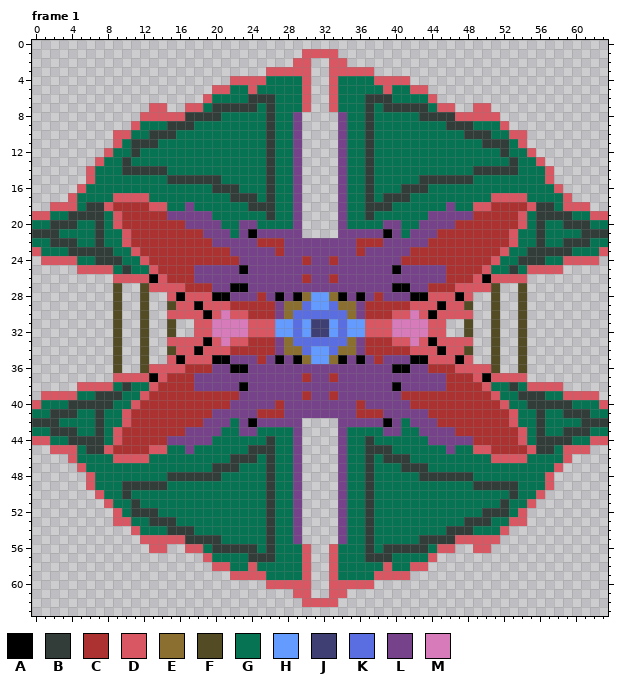
One commit to this pixel-art file: assets/Sprite-0003.ase. The picture above is the old version.
64x64 pixels, 1 frame. Shown: frame 1. The commit also changed other frames, which this record leaves out.
Palette (. is transparent): A #000000  B #323c39  C #ac3232  D #d95763  E #8a6f30  F #524b24  G #067453  H #639bff  J #3f3f74  K #5b6ee1  L #76428a  M #d77bba
Pixels before, frame 1 (only the part around the change), first column x 0:
 0 ................................................................
 1 ..............................DDDD..............................
 2 .............................DD..DD.............................
 3 ..........................DDDDD..DDDDD..........................
 4 ......................DDDDGGGGD..DGGGGDDDD......................
 5 ....................DDGGDGGGGGD..DGGGGGDGGDD....................
 6 ...................DGGGGBBBGGGD..DGGGBBBGGGGD...................
 7 .............DD..DDGBBBBBGBGGGD..DGGGBGBBBBBGDD..DD.............
 8 ............DDDDDBBBBGGGGGBGGL....LGGBGGGGGBBBBDDDDD............
 9 ...........DGGGBBBGGGGGGGGBGGL....LGGBGGGGGGGGBBBGGGD...........
10 .........DDGGBBBGGGGGGGGGGBGGL....LGGBGGGGGGGGGGBBBGGDD.........
11 .........DGBBBGGGGGGGGGGGGBGGL....LGGBGGGGGGGGGGGGBBBGD.........
12 ........DGGBGGGGGGGGGGGGGGBGGL....LGGBGGGGGGGGGGGGGGBGGD........
13 .......DGGBGGGGGGGGGGGGGGGBGGL....LGGBGGGGGGGGGGGGGGGBGGD.......
14 ......DGGGBBBBBGGGGGGGGGGGBGGL....LGGBGGGGGGGGGGGBBBBBGGGD......
15 ......DGGGGGGGGBBBBBBGGGGGBGGL....LGGBGGGGGBBBBBBGGGGGGGGD......
16 .....DGGGGGGGGGGGGGGBBBGGGBGGL....LGGBGGGBBBGGGGGGGGGGGGGGD.....
17 ....DGGGGDDDDGGGGGGGGGBBBGBGGL....LGGBGBBBGGGGGGGGGDDDDGGGGD....
18 ..DDDGBBDCCCCDDGGLGGGGGGBBBGGL....LGGBBBGGGGGGLGGDDCCCCDBBGDDD..
19 DDGGBBBBGDCCCCCLLLLLGGGGGGBGGL....LGGBGGGGGGLLLLLCCCCCDGBBBBGGDD
20 GGBBBGGBGDCCCCCCCLLLLGGLLGGGGL....LGGGGLLGGLLLLCCCCCCCDGBGGBBBGG
21 BBBGGGGBGGDCCCCCCCCLLLGLALLLLL....LLLLLALGLLLCCCCCCCCDGGBGGGGBBB
22 GGBBBGGBGGDCCCCCCCCCLLLLLCCCLLLLLLLLCCCLLLLLCCCCCCCCCDGGBGGBBBGG
23 DGGGBBBBBGGDCCCCCCCCCCLLLLLCLLLLLLLLCLLLLLCCCCCCCCCCDGGBBBBBGGGD
24 .DDDDGGBBBGGDCCCCCCCCCCLLLLLLLCLLCLLLLLLLCCCCCCCCCCDGGBBBGGDDDD.
25 .....DDDDGBGGDCCCCLLLLLALLLLLLLLLLLLLLLLALLLLLCCCCDGGBGDDDD.....
26 .........DDDDADCCCLLLLLLLLLLLLCLLCLLLLLLLLLLLLCCCDADDDD.........
27 .........F..FDDDDCCCLLAALLLLLLLLLLLLLLLLAALLCCCDDDDF..F.........
28 .........F..F..DADDDAALLLCLALAEHHEALALCLLLAADDDAD..F..F.........
29 .........F..F..FDDADDDCCCCCLEEKHHKEELCCCCCDDDADDF..F..F.........
30 .........F..F..DDDDADMDDCCCLEKKKKKKELCCCDDMDADDDD..F..F.........
31 .........F..F..F..DDMMMMDDDHHKHJJHKHHDDDMMMMDD..F..F..F.........
32 .........F..F..F..DDMMMMDDDHHKHJJHKHHDDDMMMMDD..F..F..F.........
33 .........F..F..DDDDADMDDCCCLEKKKKKKELCCCDDMDADDDD..F..F.........
34 .........F..F..FDDADDDCCCCCLEEKHHKEELCCCCCDDDADDF..F..F.........
35 .........F..F..DADDDAALLLCLALAEHHEALALCLLLAADDDAD..F..F.........
36 .........F..FDDDDCCCLLAALLLLLLLLLLLLLLLLAALLCCCDDDDF..F.........
37 .........DDDDADCCCLLLLLLLLLLLLCLLCLLLLLLLLLLLLCCCDADDDD.........
38 .....DDDDGBGGDCCCCLLLLLALLLLLLLLLLLLLLLLALLLLLCCCCDGGBGDDDD.....
39 .DDDDGGBBBGGDCCCCCCCCCCLLLLLLLCLLCLLLLLLLCCCCCCCCCCDGGBBBGGDDDD.
40 DGGGBBBBBGGDCCCCCCCCCCLLLLLCLLLLLLLLCLLLLLCCCCCCCCCCDGGBBBBBGGGD
41 GGBBBGGBGGDCCCCCCCCCLLLLLCCCLLLLLLLLCCCLLLLLCCCCCCCCCDGGBGGBBBGG
42 BBBGGGGBGGDCCCCCCCCLLLGLALLLLL....LLLLLALGLLLCCCCCCCCDGGBGGGGBBB
43 GGBBBGGBGDCCCCCCCLLLLGGLLGGGGL....LGGGGLLGGLLLLCCCCCCCDGBGGBBBGG
44 DDGGBBBBGDCCCCCLLLLLGGGGGGBGGL....LGGBGGGGGGLLLLLCCCCCDGBBBBGGDD
45 ..DDDGBBDCCCCDDGGLGGGGGGBBBGGL....LGGBBBGGGGGGLGGDDCCCCDBBGDDD..
46 ....DGGGGDDDDGGGGGGGGGBBBGBGGL....LGGBGBBBGGGGGGGGGDDDDGGGGD....
47 .....DGGGGGGGGGGGGGGBBBGGGBGGL....LGGBGGGBBBGGGGGGGGGGGGGGD.....
48 ......DGGGGGGGGBBBBBBGGGGGBGGL....LGGBGGGGGBBBBBBGGGGGGGGD......
49 ......DGGGBBBBBGGGGGGGGGGGBGGL....LGGBGGGGGGGGGGGBBBBBGGGD......
50 .......DGGBGGGGGGGGGGGGGGGBGGL....LGGBGGGGGGGGGGGGGGGBGGD.......
51 ........DGGBGGGGGGGGGGGGGGBGGL....LGGBGGGGGGGGGGGGGGBGGD........
52 .........DGBBBGGGGGGGGGGGGBGGL....LGGBGGGGGGGGGGGGBBBGD.........
53 .........DDGGBBBGGGGGGGGGGBGGL....LGGBGGGGGGGGGGBBBGGDD.........
54 ...........DGGGBBBGGGGGGGGBGGL....LGGBGGGGGGGGBBBGGGD...........
55 ............DDDDDBBBBGGGGGBGGL....LGGBGGGGGBBBBDDDDD............
56 .............DD..DDGBBBBBGBGGGD..DGGGBGBBBBBGDD..DD.............
57 ...................DGGGGBBBGGGD..DGGGBBBGGGGD...................
58 ....................DDGGDGGGGGD..DGGGGGDGGDD....................
59 ......................DDDDGGGGD..DGGGGDDDD......................
60 ..........................DDDDD..DDDDD..........................
61 .............................DD..DD.............................
62 ..............................DDDD..............................
63 ................................................................
After:
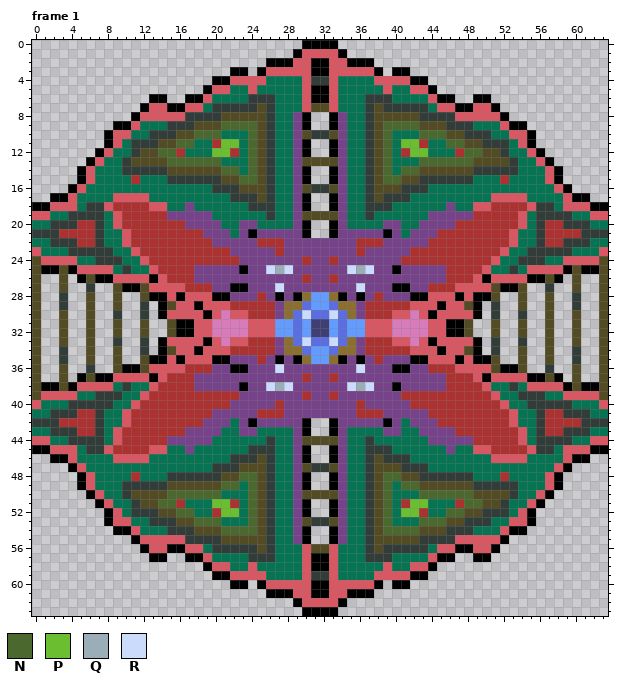
Colours new in this view: N #4b692f  P #6abe30  Q #9badb7  R #cbdbfc
The edit:
Frame 1:
y 0: x 30..33 .... -> AAAA
y 1: x 29 . -> A; x 34 . -> A
y 2: x 26..28 ... -> AAA; x 31..32 .. -> AA; x 35..37 ... -> AAA
y 3: x 22..23 .. -> AA; x 25 . -> A; x 31..32 .. -> AA; x 38 . -> A; x 40..41 .. -> AA
y 4: x 20..21 .. -> AA; x 31..32 .. -> BB; x 42..43 .. -> AA
y 5: x 19 . -> A; x 31..32 .. -> AA; x 44 . -> A
y 6: x 13..14 .. -> AA; x 17..18 .. -> AA; x 31..32 .. -> AA; x 45..46 .. -> AA; x 49..50 .. -> AA
y 7: x 12 . -> A; x 15..16 .. -> AA; x 25 G -> F; x 31..32 .. -> FF; x 38 G -> F; x 47..48 .. -> AA; x 51 . -> A
y 8: x 11 . -> A; x 21..25 GGGGG -> FFFFF; x 30 . -> A; x 33 . -> A; x 38..42 GGGGG -> FFFFF; x 52 . -> A
y 9: x 9..10 .. -> AA; x 18..25 GGGGGGGG -> FFFNNNNF; x 30 . -> A; x 33 . -> A; x 38..45 GGGGGGGG -> FNNNNFFF; x 53..54 .. -> AA
y 10: x 8 . -> A; x 16..20 GGGGG -> FFNNN; x 24..25 GG -> NF; x 30..33 .... -> FBBF; x 38..39 GG -> FN; x 43..47 GGGGG -> NNNFF; x 55 . -> A
y 11: x 8 . -> A; x 14..17 GGGG -> FFNN; x 20..22 GGG -> CPP; x 24..25 GG -> NF; x 30 . -> A; x 33 . -> A; x 38..39 GG -> FN; x 41..43 GGG -> PPC; x 46..49 GGGG -> NNFF; x 55 . -> A
y 12: x 7 . -> A; x 12..16 GGGGG -> FFNNC; x 20..22 GGG -> PPC; x 24..25 GG -> NF; x 30 . -> A; x 33 . -> A; x 38..39 GG -> FN; x 41..43 GGG -> CPP; x 47..51 GGGGG -> CNNFF; x 56 . -> A
y 13: x 6 . -> A; x 11..20 GGGGGGGGGG -> FFFFNNNNNN; x 24..25 GG -> NF; x 30..33 .... -> FFFF; x 38..39 GG -> FN; x 43..52 GGGGGGGGGG -> NNNNNNFFFF; x 57 . -> A
y 14: x 5 . -> A; x 15..22 GGGGGGGG -> FFFFFFNN; x 24..25 GG -> NF; x 30 . -> A; x 33 . -> A; x 38..39 GG -> FN; x 41..48 GGGGGGGG -> NNFFFFFF; x 58 . -> A
y 15: x 5 . -> A; x 11 G -> C; x 21..25 GGGGG -> FFNNF; x 30 . -> A; x 33 . -> A; x 38..42 GGGGG -> FNNFF; x 52 G -> C; x 58 . -> A
y 16: x 4 . -> A; x 23..25 GGG -> FFF; x 30..33 .... -> FBBF; x 38..40 GGG -> FFF; x 59 . -> A
y 17: x 2..3 .. -> AA; x 25 G -> F; x 30 . -> A; x 33 . -> A; x 38 G -> F; x 60..61 .. -> AA
y 18: x 0..1 .. -> AA; x 30 . -> A; x 33 . -> A; x 62..63 .. -> AA
y 19: x 30..33 .... -> FFFF
y 20: x 5..6 GG -> CC; x 30 . -> A; x 33 . -> A; x 57..58 GG -> CC
y 21: x 3..6 GGGG -> CCCC; x 30 . -> A; x 33 . -> A; x 57..60 GGGG -> CCCC
y 22: x 5..6 GG -> CC; x 57..58 GG -> CC
y 24: x 0 . -> F; x 63 . -> F
y 25: x 0..4 ..... -> FAAFA; x 26..28 LLL -> RQR; x 35..37 LLL -> RQR; x 59..63 ..... -> AFAAF
y 26: x 0 . -> F; x 3 . -> F; x 5..8 .... -> AFAA; x 55..58 .... -> AAFA; x 60 . -> F; x 63 . -> F
y 27: x 0 . -> F; x 3 . -> F; x 6 . -> B; x 10..11 .. -> AA; x 27 L -> R; x 36 L -> R; x 52..53 .. -> AA; x 57 . -> B; x 60 . -> F; x 63 . -> F
y 28: x 0 . -> F; x 3 . -> B; x 6 . -> F; x 13..14 .. -> AA; x 49..50 .. -> AA; x 57 . -> F; x 60 . -> B; x 63 . -> F
y 29: x 0 . -> F; x 3 . -> B; x 6 . -> F; x 12 F -> B; x 14 . -> A; x 49 . -> A; x 51 F -> B; x 57 . -> F; x 60 . -> B; x 63 . -> F
y 30: x 0 . -> F; x 3 . -> F; x 6 . -> F; x 9 F -> B; x 12 F -> B; x 14 . -> A; x 30 K -> R; x 33 K -> R; x 49 . -> A; x 51 F -> B; x 54 F -> B; x 57 . -> F; x 60 . -> F; x 63 . -> F
y 31..32: x 0 . -> F; x 3 . -> F; x 6 . -> F; x 16..17 .. -> AA; x 46..47 .. -> AA; x 57 . -> F; x 60 . -> F; x 63 . -> F
y 33: x 0 . -> F; x 3 . -> F; x 6 . -> F; x 9 F -> B; x 12 F -> B; x 14 . -> A; x 30 K -> R; x 33 K -> R; x 49 . -> A; x 51 F -> B; x 54 F -> B; x 57 . -> F; x 60 . -> F; x 63 . -> F
y 34: x 0 . -> F; x 3 . -> B; x 6 . -> F; x 12 F -> B; x 14 . -> A; x 49 . -> A; x 51 F -> B; x 57 . -> F; x 60 . -> B; x 63 . -> F
y 35: x 0 . -> F; x 3 . -> B; x 6 . -> F; x 13..14 .. -> AA; x 49..50 .. -> AA; x 57 . -> F; x 60 . -> B; x 63 . -> F
y 36: x 0 . -> F; x 3 . -> F; x 6 . -> B; x 10..11 .. -> AA; x 27 L -> R; x 36 L -> R; x 52..53 .. -> AA; x 57 . -> B; x 60 . -> F; x 63 . -> F
y 37: x 0 . -> F; x 3 . -> F; x 5..8 .... -> AFAA; x 55..58 .... -> AAFA; x 60 . -> F; x 63 . -> F
y 38: x 0..4 ..... -> FAAFA; x 26..28 LLL -> RQR; x 35..37 LLL -> RQR; x 59..63 ..... -> AFAAF
y 39: x 0 . -> F; x 63 . -> F
y 41: x 5..6 GG -> CC; x 57..58 GG -> CC
y 42: x 3..6 GGGG -> CCCC; x 30 . -> A; x 33 . -> A; x 57..60 GGGG -> CCCC
y 43: x 5..6 GG -> CC; x 30 . -> A; x 33 . -> A; x 57..58 GG -> CC
y 44: x 30..33 .... -> FFFF
y 45: x 0..1 .. -> AA; x 30 . -> A; x 33 . -> A; x 62..63 .. -> AA
y 46: x 2..3 .. -> AA; x 25 G -> F; x 30 . -> A; x 33 . -> A; x 38 G -> F; x 60..61 .. -> AA
y 47: x 4 . -> A; x 23..25 GGG -> FFF; x 30..33 .... -> FBBF; x 38..40 GGG -> FFF; x 59 . -> A
y 48: x 5 . -> A; x 11 G -> C; x 21..25 GGGGG -> FFNNF; x 30 . -> A; x 33 . -> A; x 38..42 GGGGG -> FNNFF; x 52 G -> C; x 58 . -> A
y 49: x 5 . -> A; x 15..22 GGGGGGGG -> FFFFFFNN; x 24..25 GG -> NF; x 30 . -> A; x 33 . -> A; x 38..39 GG -> FN; x 41..48 GGGGGGGG -> NNFFFFFF; x 58 . -> A
y 50: x 6 . -> A; x 11..20 GGGGGGGGGG -> FFFFNNNNNN; x 24..25 GG -> NF; x 30..33 .... -> FFFF; x 38..39 GG -> FN; x 43..52 GGGGGGGGGG -> NNNNNNFFFF; x 57 . -> A
y 51: x 7 . -> A; x 12..16 GGGGG -> FFNNC; x 20..22 GGG -> PPC; x 24..25 GG -> NF; x 30 . -> A; x 33 . -> A; x 38..39 GG -> FN; x 41..43 GGG -> CPP; x 47..51 GGGGG -> CNNFF; x 56 . -> A
y 52: x 8 . -> A; x 14..17 GGGG -> FFNN; x 20..22 GGG -> CPP; x 24..25 GG -> NF; x 30 . -> A; x 33 . -> A; x 38..39 GG -> FN; x 41..43 GGG -> PPC; x 46..49 GGGG -> NNFF; x 55 . -> A
y 53: x 8 . -> A; x 16..20 GGGGG -> FFNNN; x 24..25 GG -> NF; x 30..33 .... -> FBBF; x 38..39 GG -> FN; x 43..47 GGGGG -> NNNFF; x 55 . -> A
y 54: x 9..10 .. -> AA; x 18..25 GGGGGGGG -> FFFNNNNF; x 30 . -> A; x 33 . -> A; x 38..45 GGGGGGGG -> FNNNNFFF; x 53..54 .. -> AA
y 55: x 11 . -> A; x 21..25 GGGGG -> FFFFF; x 30 . -> A; x 33 . -> A; x 38..42 GGGGG -> FFFFF; x 52 . -> A
y 56: x 12 . -> A; x 15..16 .. -> AA; x 25 G -> F; x 31..32 .. -> FF; x 38 G -> F; x 47..48 .. -> AA; x 51 . -> A
y 57: x 13..14 .. -> AA; x 17..18 .. -> AA; x 31..32 .. -> AA; x 45..46 .. -> AA; x 49..50 .. -> AA
y 58: x 19 . -> A; x 31..32 .. -> AA; x 44 . -> A
y 59: x 20..21 .. -> AA; x 31..32 .. -> BB; x 42..43 .. -> AA
y 60: x 22..23 .. -> AA; x 25 . -> A; x 31..32 .. -> AA; x 38 . -> A; x 40..41 .. -> AA
y 61: x 26..28 ... -> AAA; x 31..32 .. -> AA; x 35..37 ... -> AAA
y 62: x 29 . -> A; x 34 . -> A
y 63: x 30..33 .... -> AAAA
Boxes around the changes in both pictures, in picture pixels (x1, y1, x2, y2):
changed: (32, 40, 608, 616)
